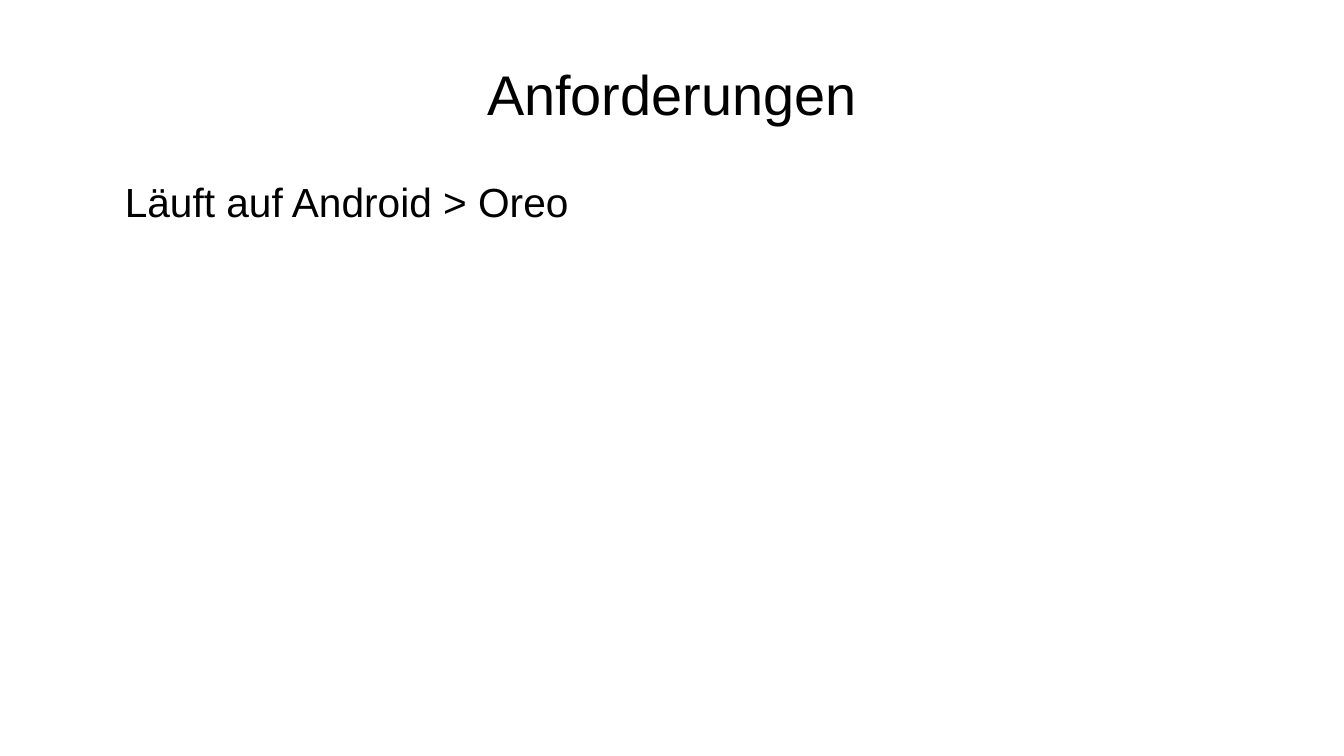
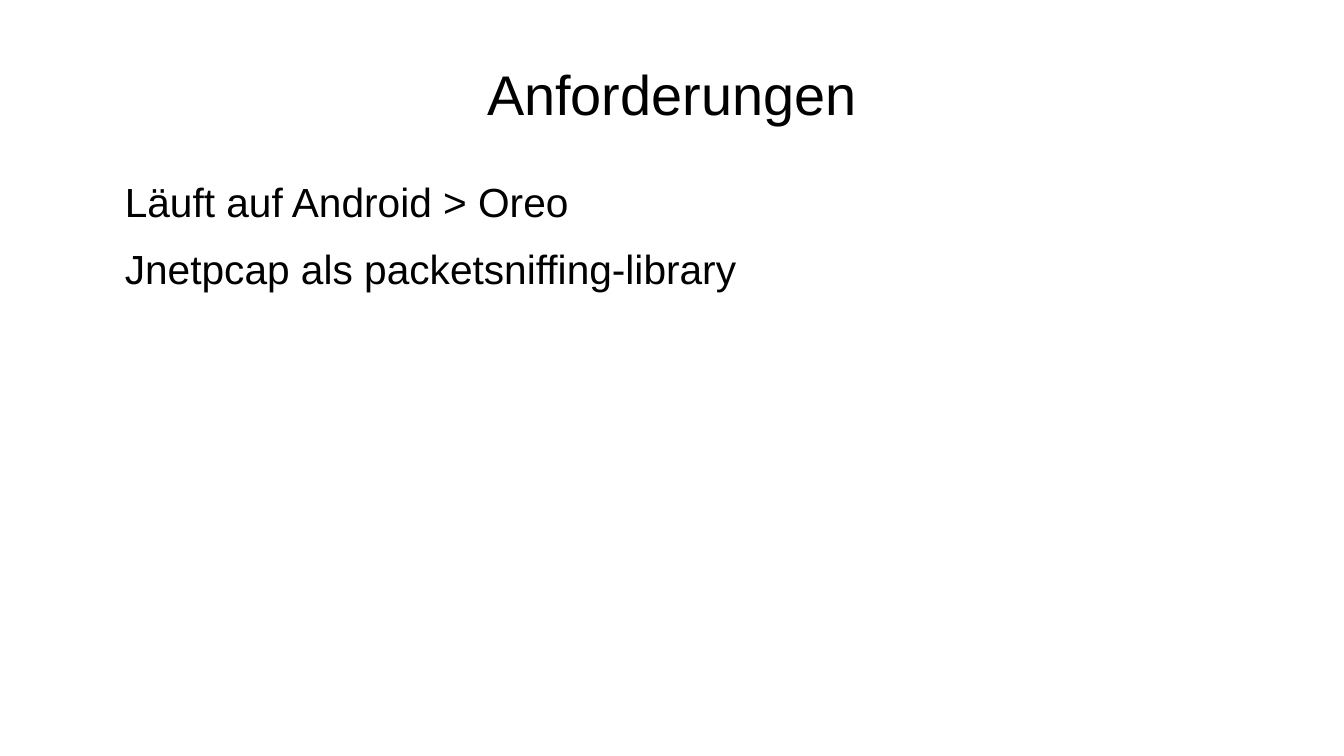
Before and after one commit to grigorypavlov/networkSniffer, a slide deck: slide 4 of presentation.odp. Drawn at 1344x756 pixels with LibreOffice and Linux fonts; fonts in the diff are those of the drawing; background and template pictures are left out. Boxes give left, top, right and bottom in pixels: in the first picture for what was removed or moved away, otherwise in the second. Text is boxed around its words. In the diff, an @@ line names an element or a change of style, - is before the commit and + after.

```diff
--- a/presentation.odp
+++ b/presentation.odp
@@ text at [125,254,736,291]: paragraph added @@
+● Jnetpcap als packetsniffing-library
```
Also in this commit, not shown: 1 other slide changed.
